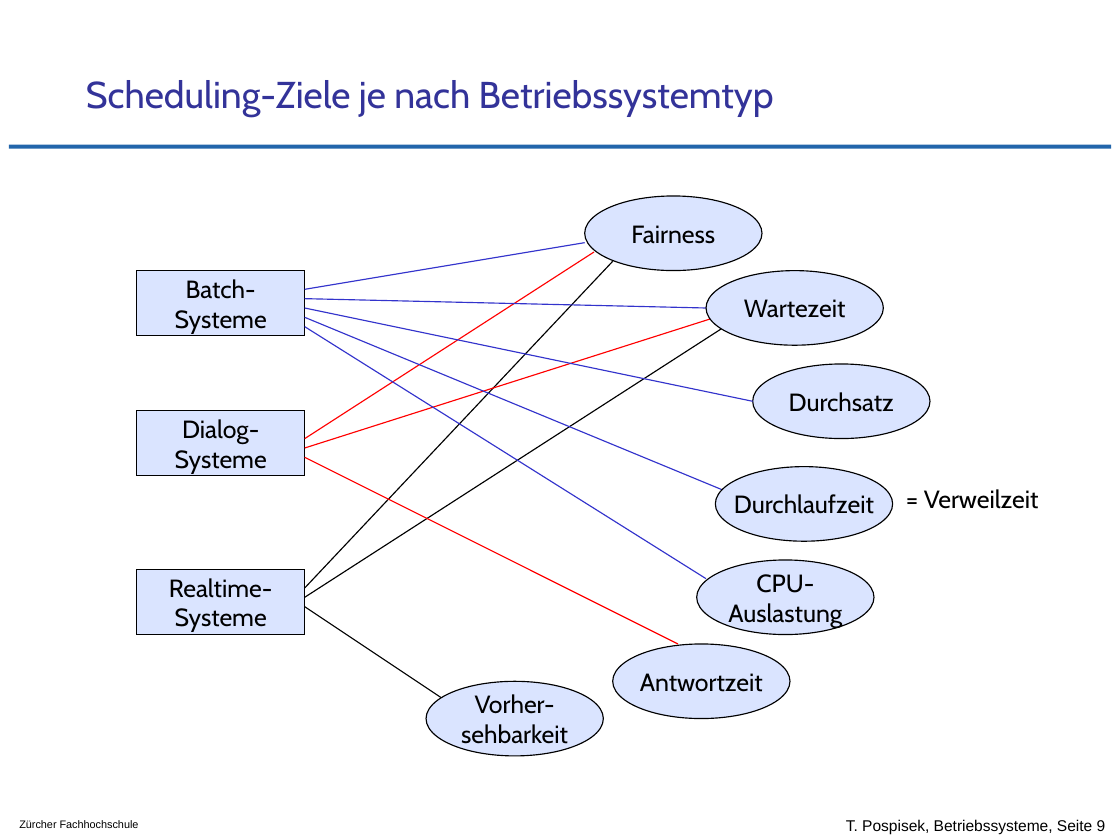
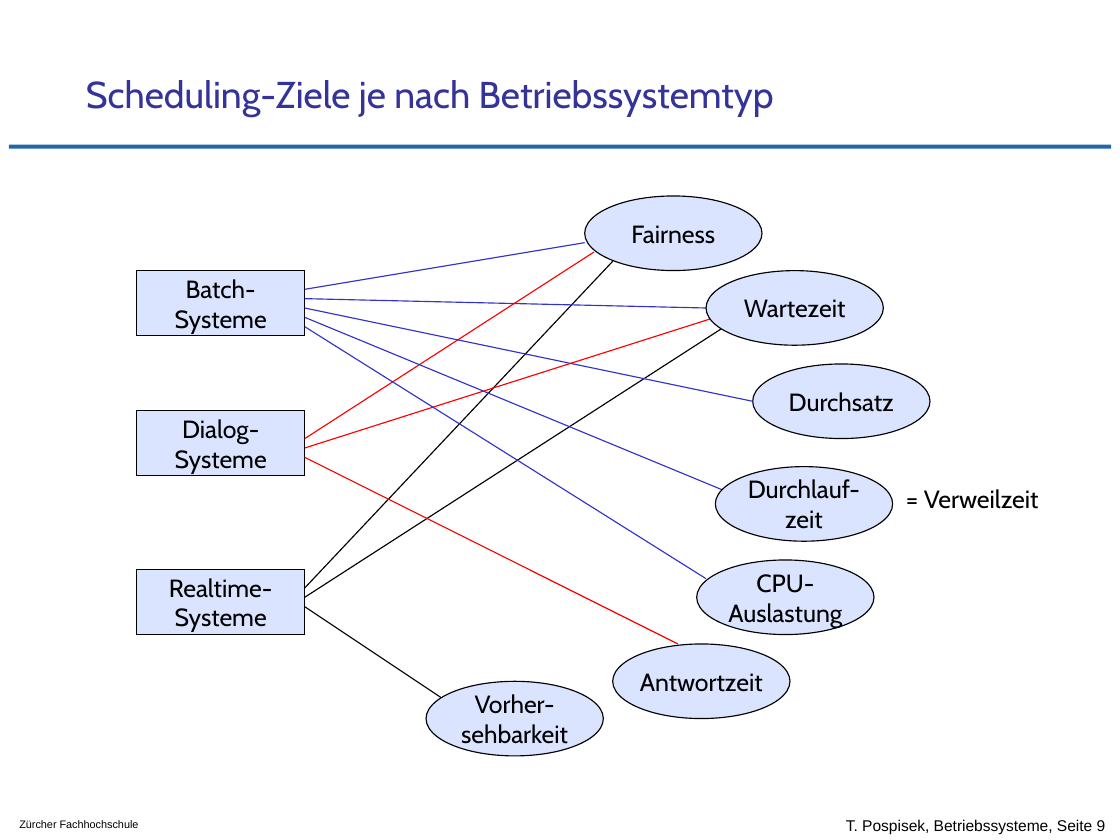
Before and after one commit to tpo/betriebssysteme, a slide deck: slide 9 of 05-3_CPU_Scheduling_Grundkonzepte.odp. Drawn at 1120x840 pixels with LibreOffice and Linux fonts; fonts in the diff are those of the drawing; background and template pictures are left out. Boxes give left, top, right and bottom in pixels: in the first picture for what was removed or moved away, otherwise in the second. Text is boxed around its words. In the diff, an @@ line names an element or a change of style, - is before the commit and + after.

```diff
--- a/05-3_CPU_Scheduling_Grundkonzepte.odp
+++ b/05-3_CPU_Scheduling_Grundkonzepte.odp
@@ text in ellipse at (748, 479, 860, 529): text changed @@
-Durchlaufzeit
+Durchlauf-
+zeit
```
Also in this commit, not shown: 5 other slides changed, 1 other file.
